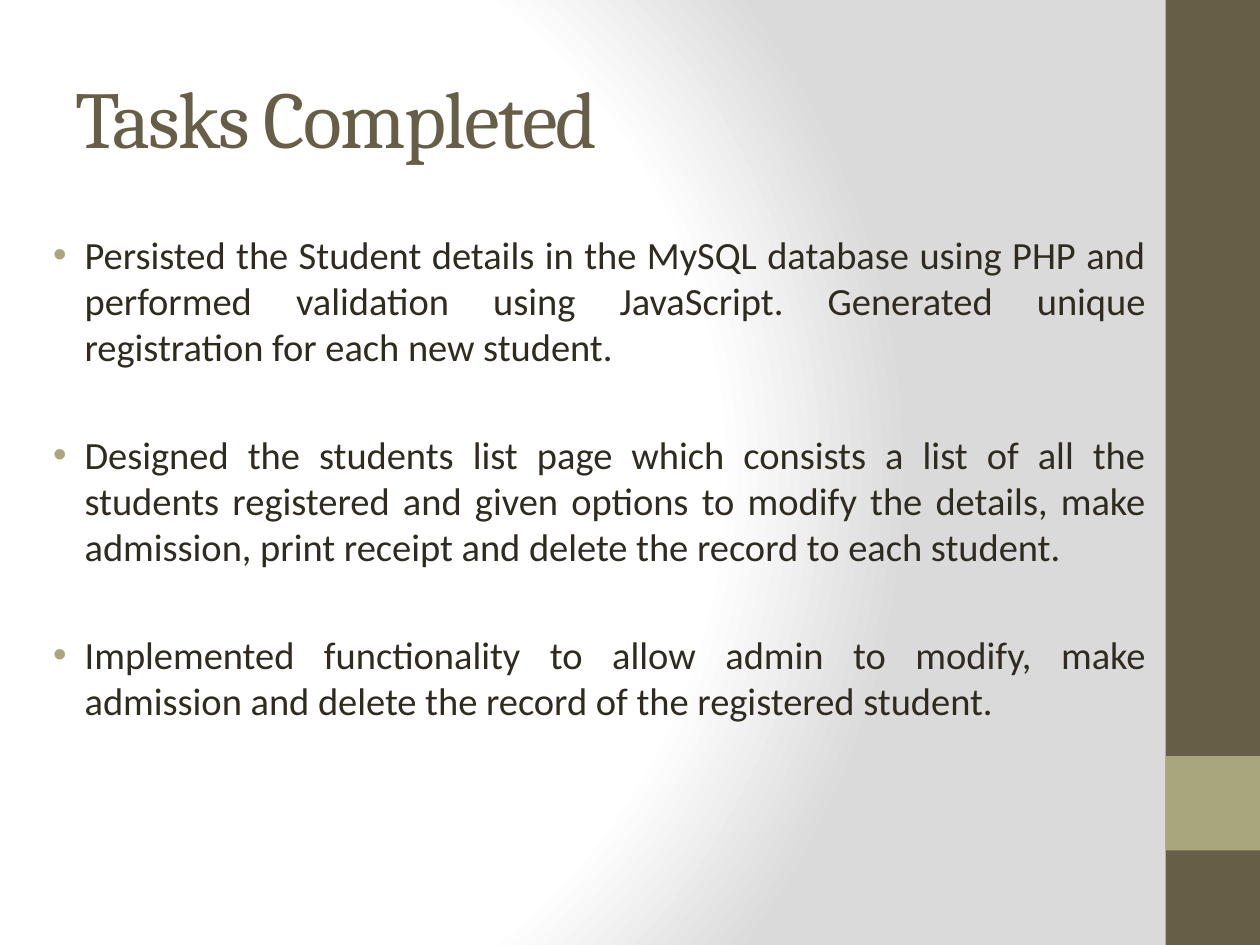
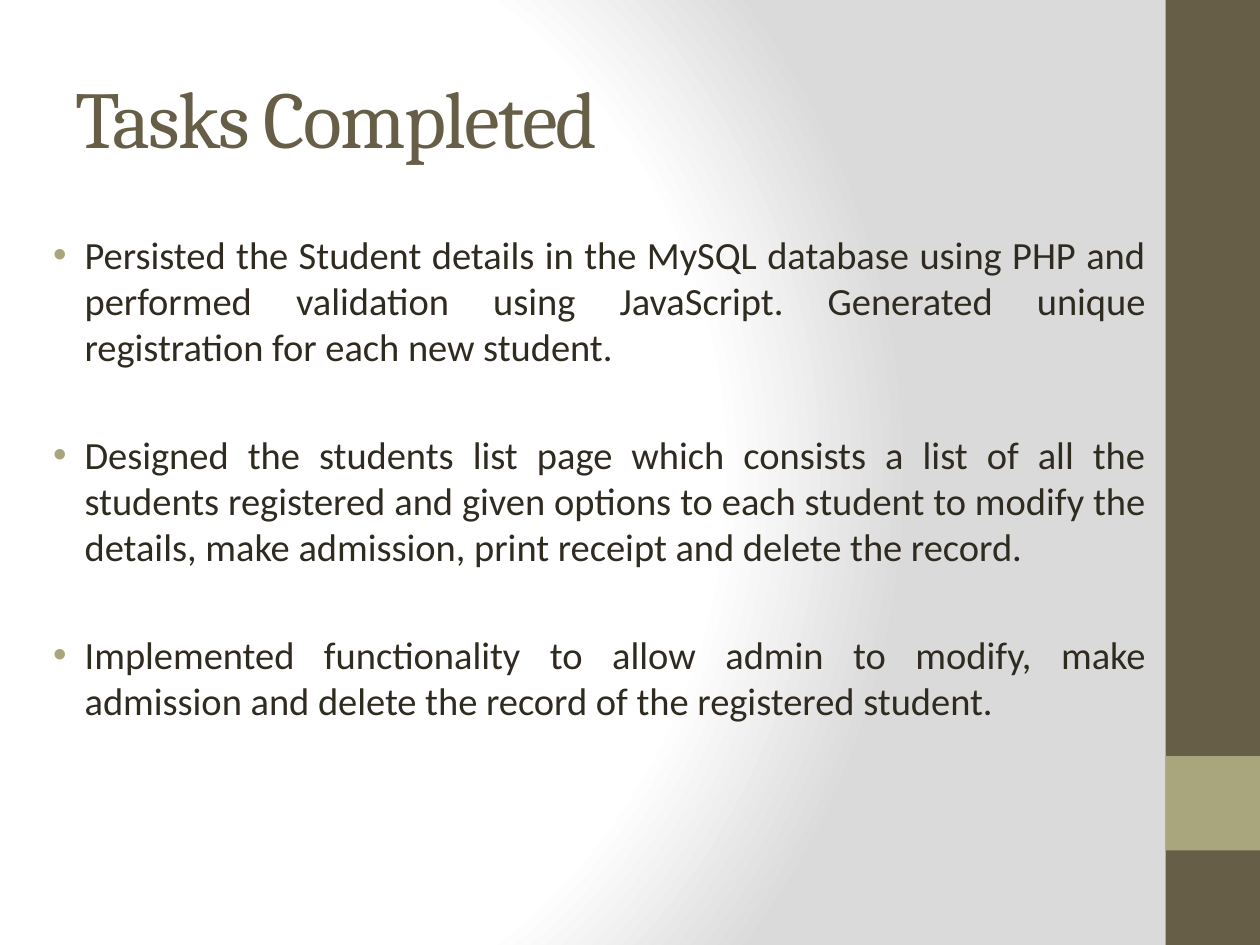
Before and after one commit to abhiyankgoyal/internshipProject, a slide deck: slide 11 of Internship Presentation.pptx. Drawn at 1260x945 pixels with LibreOffice and Linux fonts; fonts in the diff are those of the drawing. Boxes give left, top, right and bottom in pixels: in the first picture for what was removed or moved away, otherwise in the second. Text is boxed around its words. In the diff, an @@ line names an element or a change of style, - is before the commit and + after.

Commit message:
update admission page style

```diff
--- a/Internship Presentation.pptx
+++ b/Internship Presentation.pptx
@@ text at [85,442,1145,568]: text changed @@
-• Designed the students list page which consists a list of all the students registered and given options to modify the details, make admission, print receipt and delete the record to each student.
+• Designed the students list page which consists a list of all the students registered and given options to each student to modify the details, make admission, print receipt and delete the record.
```
Also in this commit, not shown: 8 other slides changed, 3 other files.
